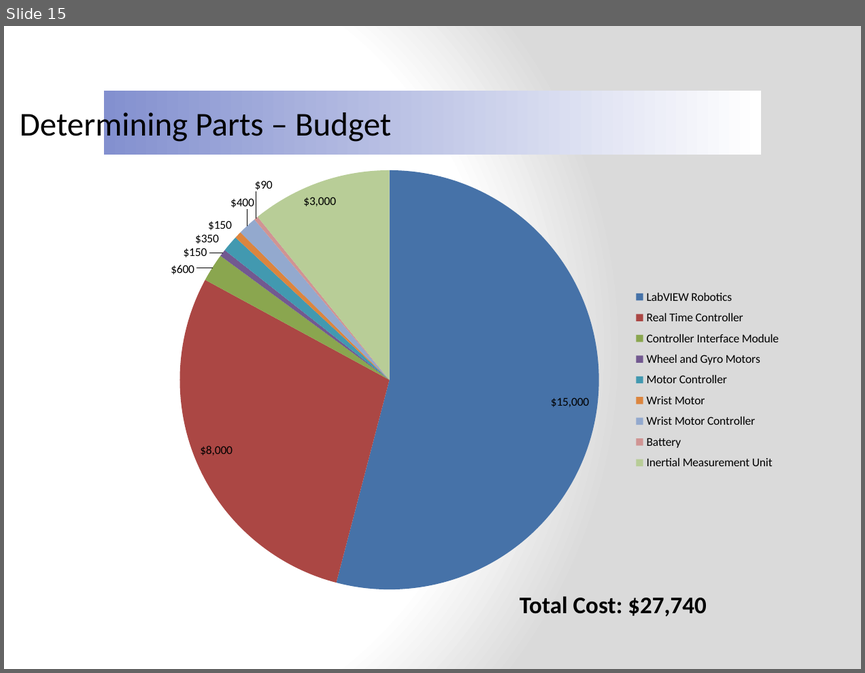
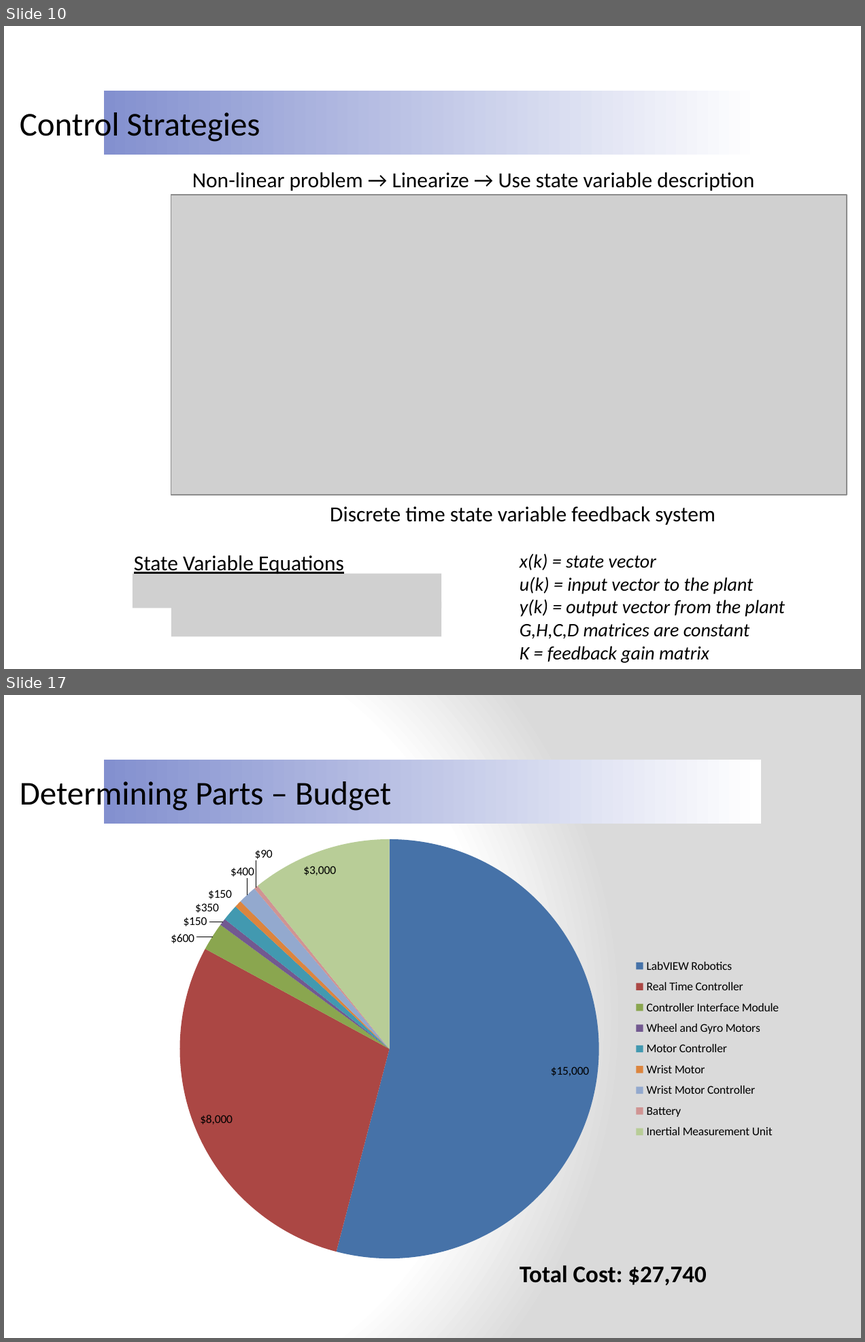
Before and after one commit to ruffsl/ROBO, a slide deck: Documentation/Design Reviews/Speech Notes/Presentations/Final Presentation.pptx. Shown one above the other, each under a label of ours: slide 15 before the commit, slides 10 and 17 after it; the slides between them are not shown. The pictures are 865x673 and 865x1342 pixels, drawn with LibreOffice and Linux fonts; fonts in the diff are those of the drawing; grey boxes stand for pictures; background and template pictures are left out. Boxes give left, top, right and bottom in pixels: in the first picture for what was removed or moved away, otherwise in the second. Text is boxed around its words. In the diff, an @@ line names an element or a change of style, - is before the commit and + after.

```diff
--- a/Documentation/Design Reviews/Speech Notes/Presentations/Final Presentation.pptx
+++ b/Documentation/Design Reviews/Speech Notes/Presentations/Final Presentation.pptx
@@ slide 10 added at (4, 26, 861, 669), background picture (left out) @@
@@ rectangle added at (104, 90, 762, 155), fill gradient #8390CF to #FFFFFF @@
@@ text added at (20, 108, 260, 144), 28 pt, text #000000 @@
+Control Strategies
@@ text added at (192, 172, 754, 191), 18 pt, text #000000 @@
+Non-linear problem → Linearize → Use state variable description
@@ picture added at (171, 195, 847, 495) @@
@@ text added at (330, 506, 715, 524), 18 pt, text #000000 @@
+Discrete time state variable feedback system
@@ text added at (134, 555, 344, 575), 18 pt, text #000000, underline @@
+State Variable Equations
@@ text added at (519, 553, 785, 662), 16 pt, text #000000, italic @@
+x(k) = state vector
+u(k) = input vector to the plant
+y(k) = output vector from the plant
+G,H,C,D matrices are constant
+K = feedback gain matrix
@@ picture added at (133, 573, 442, 608) @@
@@ picture added at (171, 602, 441, 636) @@
@@ what was slide 15 is now slide 17 @@
```
Also in this commit, not shown: 15 slides changed, 1 other slide added, 2 slides removed.
